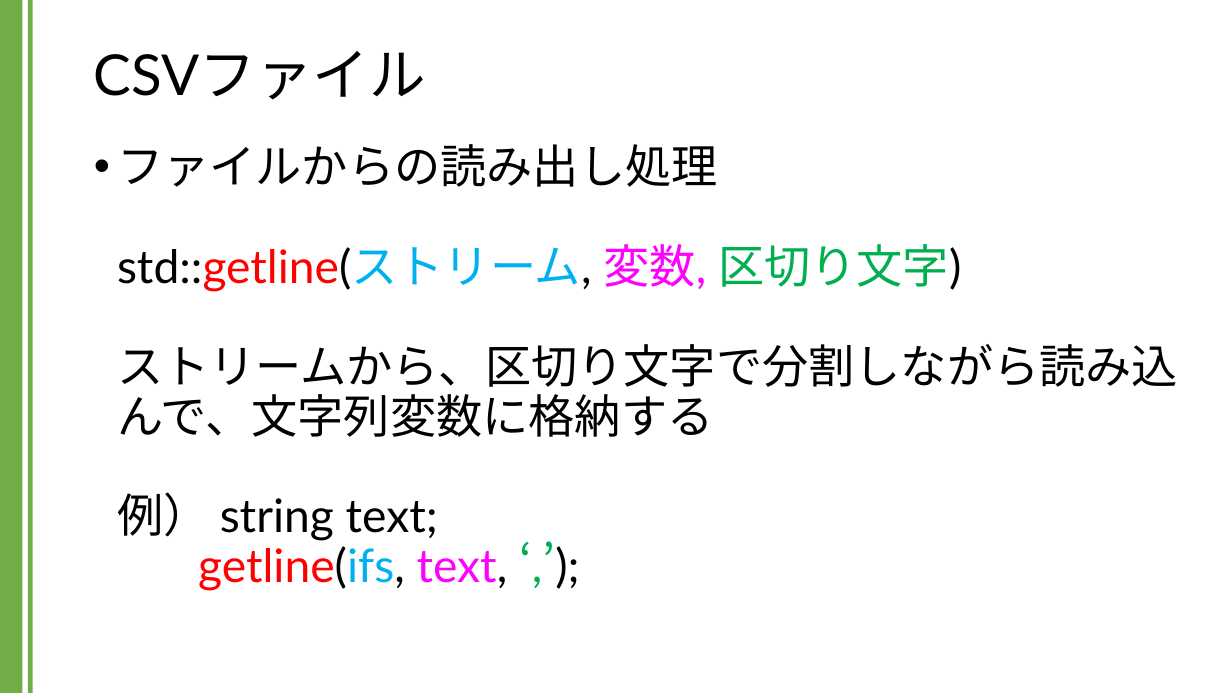
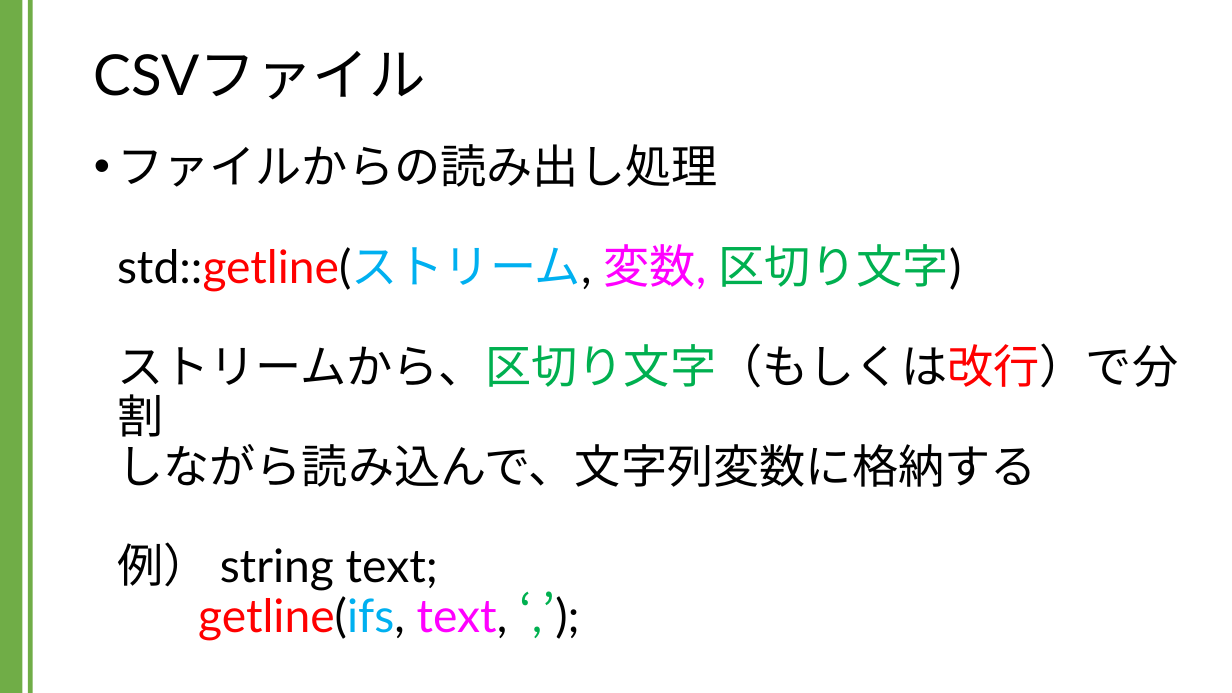
Before and after one commit to kic-murata/cpp2024, a slide deck: slide 16 of 授業資料/講義資料：CSVファイル.pptx. Drawn at 1232x693 pixels with LibreOffice and Linux fonts; fonts in the diff are those of the drawing. Boxes give left, top, right and bottom in pixels: in the first picture for what was removed or moved away, otherwise in the second. Text is boxed around its words. In the diff, an @@ line names an element or a change of style, - is before the commit and + after.

```diff
--- a/授業資料/講義資料：CSVファイル.pptx
+++ b/授業資料/講義資料：CSVファイル.pptx
@@ text at (117, 144, 1178, 641): text changed @@
-• ファイルからの読み出し処理
-  std::getline(ストリーム, 変数, 区切り文字)
-  ストリームから、区切り文字で分割しながら読み込んで、文字列変数に格納する
-  例） string text;
-  getline(ifs, text, ‘,’);
+• ファイルからの読み出し処理
+  std::getline(ストリーム, 変数, 区切り文字)
+  ストリームから、区切り文字（もしくは改行）で分割
+  しながら読み込んで、文字列変数に格納する
+  例） string text;
+  getline(ifs, text, ‘,’);
```
Also in this commit, not shown: 13 other slides changed, 6 slides added, 11 slides removed.
